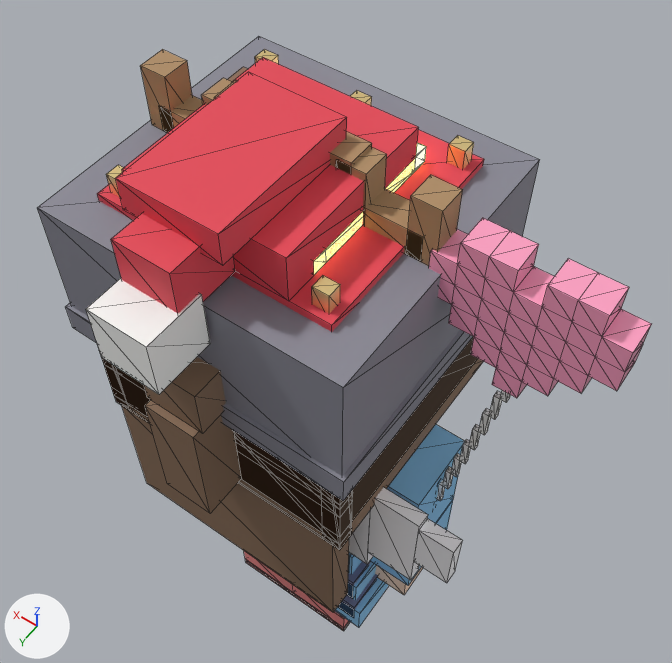
What one commit did to the glTF model public/plaza/assets/avatar_block.glb.
Before and after are seen from a 50 mm camera at (-0.93, 1.15, 3.37) aimed at (0.02, -0.17, 1.29). Arrows for +X, +Y and +Z are at lower left; the lights stay in place. The first picture is the older version. Mesh edges are drawn as thin lines. Vertices at exactly the same position are counted once.

Objects in the first picture: 'block_ACC_antlers', 'block_ACC_balloon', 'block_ACC_beanie', 'block_ACC_crown', 'block_ACC_santa', 'block_ACC_santa_trim', 'block_ACC_wings', 'block_HAIR_bob', 'block_HAIR_long', 'block_HAIR_ponytail', 'block_TOP_dress_skirt', 'block_TOP_hoodie' and 8 more.
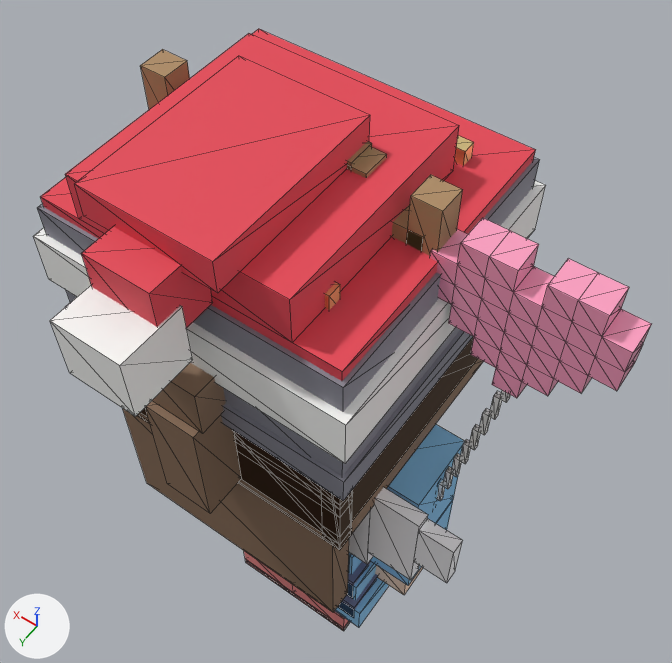
Edits to the scene script, one JSON object a line:
```json
{"block": "me_block_acc_santa", "where": "# used by ob_block_acc_santa; location = (0.0, 0.0, 0.0)"}
{"op": "remove", "block": "me_block_acc_santa", "code": "me_block_acc_santa.from_pydata(...)  # 32 vertices, 48 faces; spans x -0.3..0.3, y -0.28..0.44, z 1.88..2.22"}
{"op": "add", "block": "me_block_acc_santa", "code": "me_block_acc_santa.from_pydata(...)  # 32 vertices, 48 faces; spans x -0.38..0.38, y -0.36..0.5, z 1.92..2.23"}
{"block": "me_block_acc_santa", "change": "me_block_acc_santa part 1: the loose piece of 8 vertices spanning x -0.3..0.3, y -0.28..0.28, z 1.88..2.02 is scaled about its middle by (1.27, 1.29, 0.786), then moved by (0.0, 0.0, 0.025)"}
{"block": "me_block_acc_santa", "change": "me_block_acc_santa part 2: the loose piece of 8 vertices spanning x -0.2..0.2, y -0.16..0.28, z 2.02..2.14 is scaled about its middle by (1.35, 1.27, 1), then moved by (0.0, 0.02, 0.01)"}
{"block": "me_block_acc_santa", "change": "me_block_acc_santa part 3: the loose piece of 8 vertices spanning x -0.12..0.12, y -0.02..0.36, z 2.14..2.22 is scaled about its middle by (1.33, 1.21, 1), then moved by (0.0, 0.02, 0.01)"}
{"block": "me_block_acc_santa", "change": "me_block_acc_santa part 4: the loose piece of 8 vertices spanning x -0.07..0.07, y 0.28..0.44, z 2.02..2.16 is scaled about its middle by (1.14, 0.875, 1.14), then moved by (0.0, 0.07, 0.0)"}
{"block": "me_block_acc_santa_trim", "where": "# used by ob_block_acc_santa_trim; location = (0.0, 0.0, 0.0)"}
{"op": "remove", "block": "me_block_acc_santa_trim", "code": "me_block_acc_santa_trim.from_pydata(...)  # 16 vertices, 24 faces; spans x -0.37..0.37, y -0.35..0.53, z 1.74..2.05"}
{"op": "add", "block": "me_block_acc_santa_trim", "code": "me_block_acc_santa_trim.from_pydata(...)  # 16 vertices, 24 faces; spans x -0.41..0.41, y -0.39..0.6, z 1.78..2.08"}
{"block": "me_block_acc_santa_trim", "change": "me_block_acc_santa_trim part 5: the loose piece of 8 vertices spanning x -0.075..0.075, y 0.38..0.53, z 1.9..2.05 is scaled about its middle by (1.13, 1.07, 1.07), then moved by (0.0, 0.065, 0.025)"}
{"block": "me_block_acc_santa_trim", "change": "me_block_acc_santa_trim part 6"}
{"op": "set", "path": "me_block_acc_santa_trim.vertices[0].co", "old": "(-0.37, -0.35, 1.74)", "new": "(-0.41, -0.39, 1.78)", "note": "not seen -> pixel (535, 229)"}
{"op": "set", "path": "me_block_acc_santa_trim.vertices[1].co", "old": "(0.37, -0.35, 1.74)", "new": "(0.41, -0.39, 1.78)"}
{"op": "set", "path": "me_block_acc_santa_trim.vertices[2].co", "old": "(-0.37, 0.35, 1.74)", "new": "(-0.41, 0.39, 1.78)", "note": "not seen -> pixel (345, 463)"}
{"op": "set", "path": "me_block_acc_santa_trim.vertices[3].co", "old": "(0.37, 0.35, 1.74)", "new": "(0.41, 0.39, 1.78)", "note": "not seen -> pixel (48, 279)"}
{"op": "set", "path": "me_block_acc_santa_trim.vertices[4].co", "old": "(-0.37, -0.35, 1.88)", "new": "(-0.41, -0.39, 1.92)", "note": "not seen -> pixel (545, 185)"}
{"op": "set", "path": "me_block_acc_santa_trim.vertices[5].co", "old": "(0.37, -0.35, 1.88)", "new": "(0.41, -0.39, 1.92)"}
{"op": "set", "path": "me_block_acc_santa_trim.vertices[6].co", "old": "(-0.37, 0.35, 1.88)", "new": "(-0.41, 0.39, 1.92)", "note": "not seen -> pixel (345, 425)"}
{"op": "set", "path": "me_block_acc_santa_trim.vertices[7].co", "old": "(0.37, 0.35, 1.88)", "new": "(0.41, 0.39, 1.92)", "note": "not seen -> pixel (33, 236)"}
```

Where the change shows, as pixel boxes (x1, y1, x2, y2) in the pictures (672 x 663 px; the box of a moved part takes in the faces that stretch with it):
```json
{"object": "block_ACC_santa", "change": "reshaped", "before": [97, 57, 484, 332], "after": [40, 29, 536, 381], "on screen": "28% wider, 28% taller"}
{"object": "block_ACC_santa_trim", "change": "reshaped", "before": [86, 278, 210, 394], "after": [33, 181, 546, 463]}
{"part": 1, "of": "me_block_acc_santa", "change": "moved or reshaped", "before": [97, 130, 484, 332], "after": [40, 29, 536, 381]}
{"part": 2, "of": "me_block_acc_santa", "change": "moved or reshaped", "before": [122, 57, 419, 301], "after": [65, 33, 459, 343]}
{"part": 3, "of": "me_block_acc_santa", "change": "moved or reshaped", "before": [116, 72, 347, 266], "after": [74, 56, 370, 293]}
{"part": 4, "of": "me_block_acc_santa", "change": "moved or reshaped", "before": [111, 213, 235, 313], "after": [81, 227, 213, 328]}
{"part": 5, "of": "me_block_acc_santa_trim", "change": "moved or reshaped", "before": [86, 278, 210, 394], "after": [50, 285, 193, 417]}
{"part": 6, "of": "me_block_acc_santa_trim", "change": "moved or reshaped", "after": [33, 181, 546, 463], "on screen": "not visible before"}
{"object": "block_ACC_beanie", "change": "unchanged, covered by the edit", "before": [37, 36, 539, 501], "after": [37, 157, 539, 501]}
{"object": "block_ACC_crown", "change": "unchanged, covered by the edit", "before": [106, 49, 474, 314], "after": [325, 136, 474, 310]}
```
